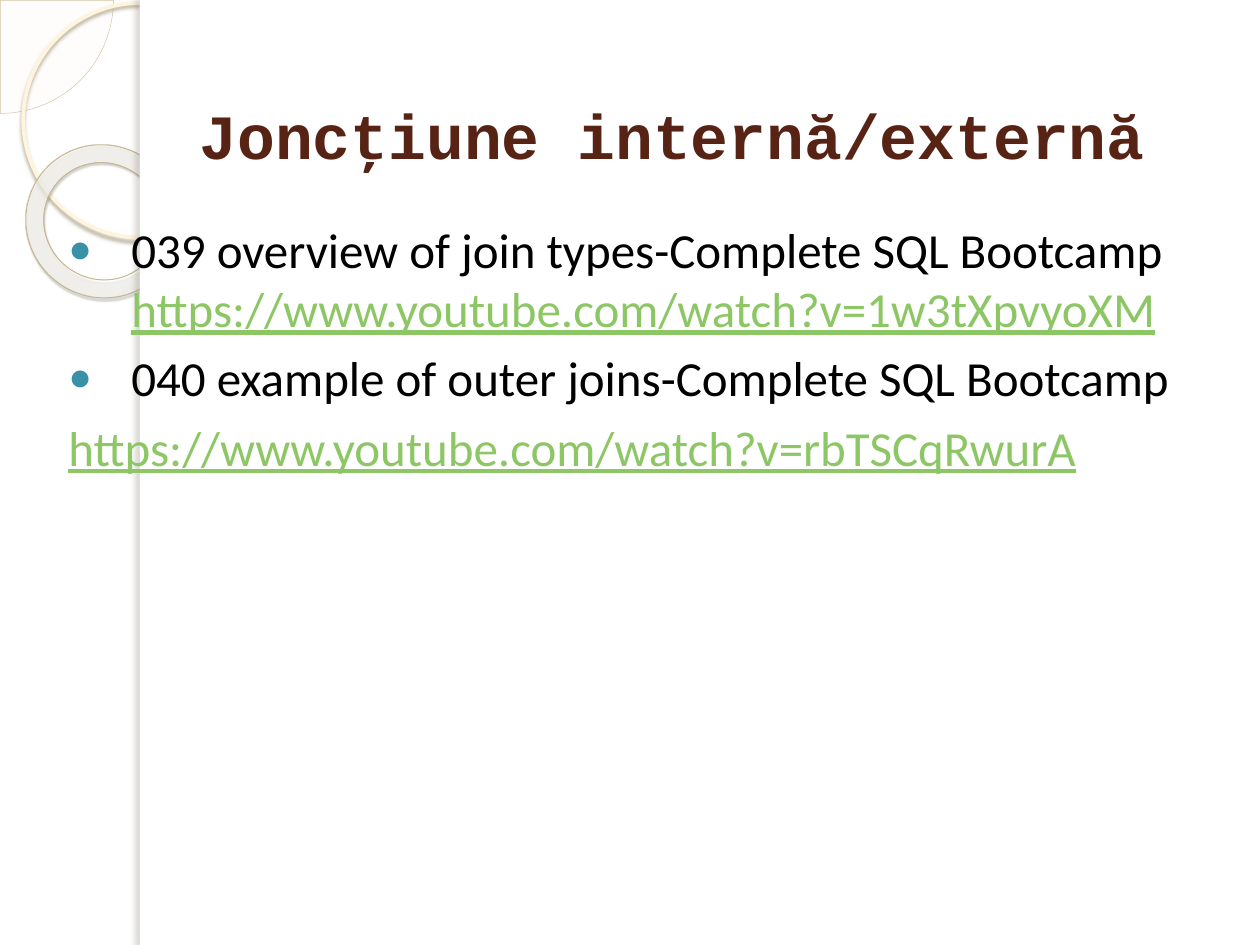
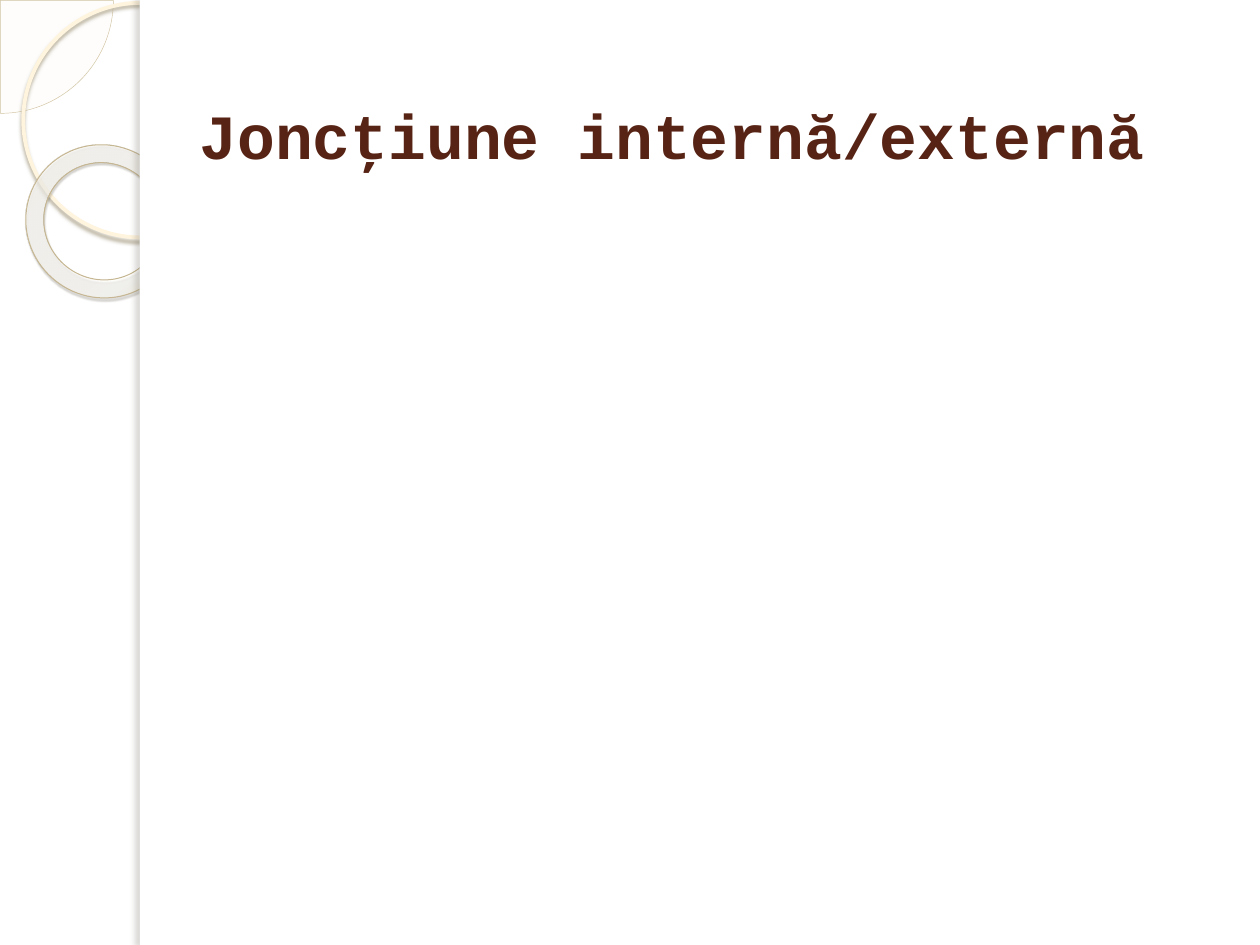
Before and after one commit to marinfotache/Baze-de-date-I, a slide deck: slide 4 of 14-18_SQL Interogari avansate/14_SQL5_SELECT_Jonctiuni_externe.pptx. Drawn at 1260x945 pixels with LibreOffice and Linux fonts; fonts in the diff are those of the drawing; background and template pictures are left out. Boxes give left, top, right and bottom in pixels: in the first picture for what was removed or moved away, otherwise in the second. Text is boxed around its words. In the diff, an @@ line names an element or a change of style, - is before the commit and + after.

```diff
--- a/14-18_SQL Interogari avansate/14_SQL5_SELECT_Jonctiuni_externe.pptx
+++ b/14-18_SQL Interogari avansate/14_SQL5_SELECT_Jonctiuni_externe.pptx
@@ text removed at (68,234,1169,474) @@
-● 039 overview of join types-Complete SQL Bootcamp https://www.youtube.com/watch?v=1w3tXpvyoXM
-● 040 example of outer joins-Complete SQL Bootcamp
-https://www.youtube.com/watch?v=rbTSCqRwurA
```
Also in this commit, not shown: 1 other file.
